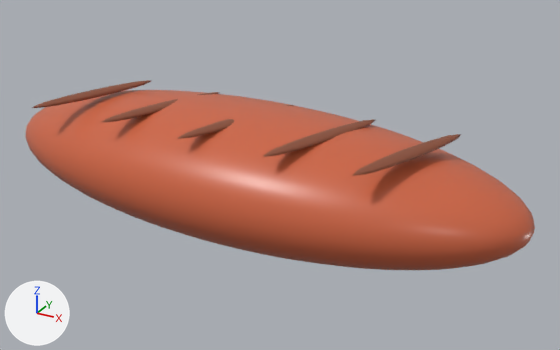
The glTF model models/item_grilled_sausage.glb as it was, and as the next commit left it.
Camera for both pictures: a 50 mm camera at (0.637, -1.039, 0.522) aimed at (0.052, 0.024, -0.009). The axes (+X, +Y, +Z) are drawn at lower left. The lights are the same throughout. The picture after the commit comes second. Where no turn or scale is listed for an object, it has been applied to the vertices.

The scene before the commit, as lines of its bpy script (objects in view):
```python
ob_一本焼きソーセージ = bpy.data.objects.new('一本焼きソーセージ', me_球_065)
ob_一本焼きソーセージ.location = (0.0, 0.0, 0.0)
ob_香ばしい焼き筋 = bpy.data.objects.new('香ばしい焼き筋', me_球_066)
ob_香ばしい焼き筋.location = (-0.29, -0.036, 0.1)
ob_香ばしい焼き筋_001 = bpy.data.objects.new('香ばしい焼き筋.001', me_球_067)
ob_香ばしい焼き筋_001.location = (-0.14, -0.036, 0.1)
ob_香ばしい焼き筋_002 = bpy.data.objects.new('香ばしい焼き筋.002', me_球_068)
ob_香ばしい焼き筋_002.location = (0.01, -0.036, 0.1)
ob_香ばしい焼き筋_003 = bpy.data.objects.new('香ばしい焼き筋.003', me_球_069)
ob_香ばしい焼き筋_003.location = (0.16, -0.036, 0.1)
ob_香ばしい焼き筋_004 = bpy.data.objects.new('香ばしい焼き筋.004', me_球_070)
ob_香ばしい焼き筋_004.location = (0.3, -0.036, 0.1)
```
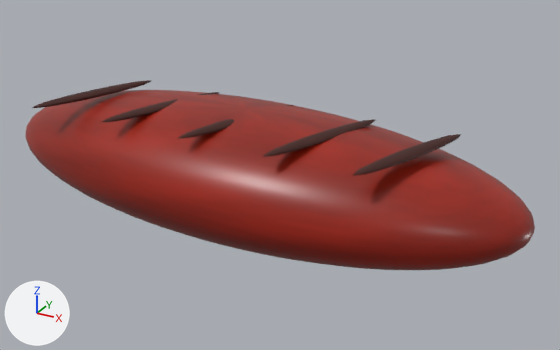
What changed in the scene script:
```text
Add img_material_13:
    img_material_13 = load_image('material_13', '_unpacked/material_13', 64, 64, 'sRGB')
Add img_material_12:
    img_material_12 = load_image('material_12', '_unpacked/material_12', 64, 64, 'sRGB')
Change mat_焼いたソーセージ:
    remove mat_焼いたソーセージ.base_color = (0.62, 0.13, 0.055)  # orange #ce6542
    add mat_焼いたソーセージ.texture = img_material_12
Change mat_焼き目:
    remove mat_焼き目.base_color = (0.26, 0.075, 0.035)  # brown #8b4d35
    add mat_焼き目.texture = img_material_13
```

What differs and where, as boxes [x1, y1, x2, y2] in the pictures (560 x 350 px):
'一本焼きソーセージ', surface changed (orange to red)
    both: [26, 90, 535, 270]
'香ばしい焼き筋.004', surface changed (darker)
    both: [352, 134, 461, 176]
'香ばしい焼き筋.003', surface changed (darker)
    both: [263, 119, 375, 157]
'香ばしい焼き筋', surface changed (darker)
    both: [32, 80, 151, 108]
'香ばしい焼き筋.001', surface changed (darker)
    both: [102, 92, 220, 122]
'香ばしい焼き筋.002', surface changed
    both: [177, 105, 294, 139]
